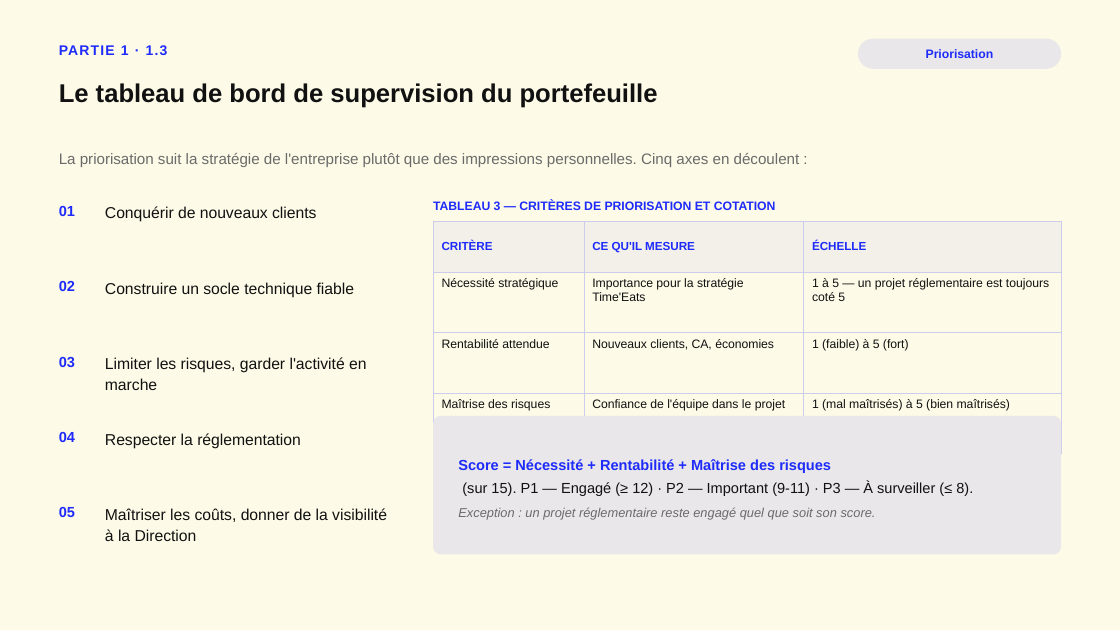
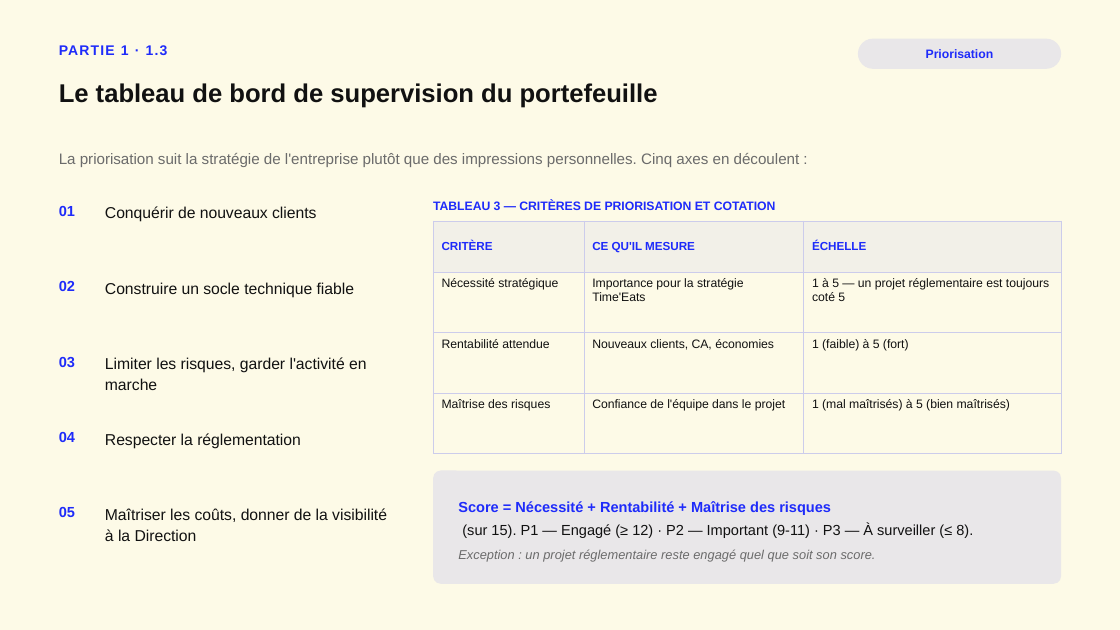
Before and after one commit to adrienlebg64/pptx, a slide deck: slide 8 of TimeEats_Portefeuille_DSI.pptx. Drawn at 1120x630 pixels with LibreOffice and Linux fonts; fonts in the diff are those of the drawing. Boxes give left, top, right and bottom in pixels: in the first picture for what was removed or moved away, otherwise in the second. Text is boxed around its words. In the diff, an @@ line names an element or a change of style, - is before the commit and + after.

```diff
--- a/TimeEats_Portefeuille_DSI.pptx
+++ b/TimeEats_Portefeuille_DSI.pptx
@@ rounded rectangle: place and size @@
-rounded rectangle at [434,416,1062,555]
+rounded rectangle at [434,471,1062,584]
@@ rounded rectangle at [434,471,1062,584]: proportions changed @@
@@ text "Score = Nécessité + Rentabilité ...": place and size @@
-text "Score = Nécessité + Rentabilité ..." at [458,459,973,520]
+text "Score = Nécessité + Rentabilité ..." at [458,501,973,562]
```
Also in this commit, not shown: 7 other slides changed, 2 other files.
